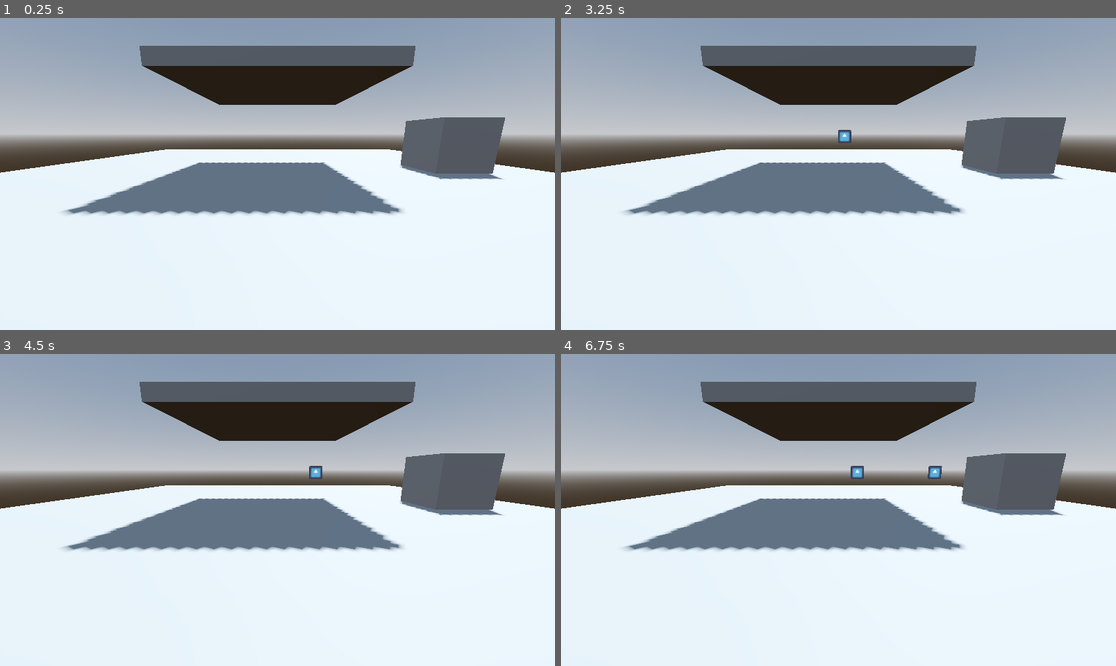
Above: before the commit, frames 1-4 (two rows, left to right).
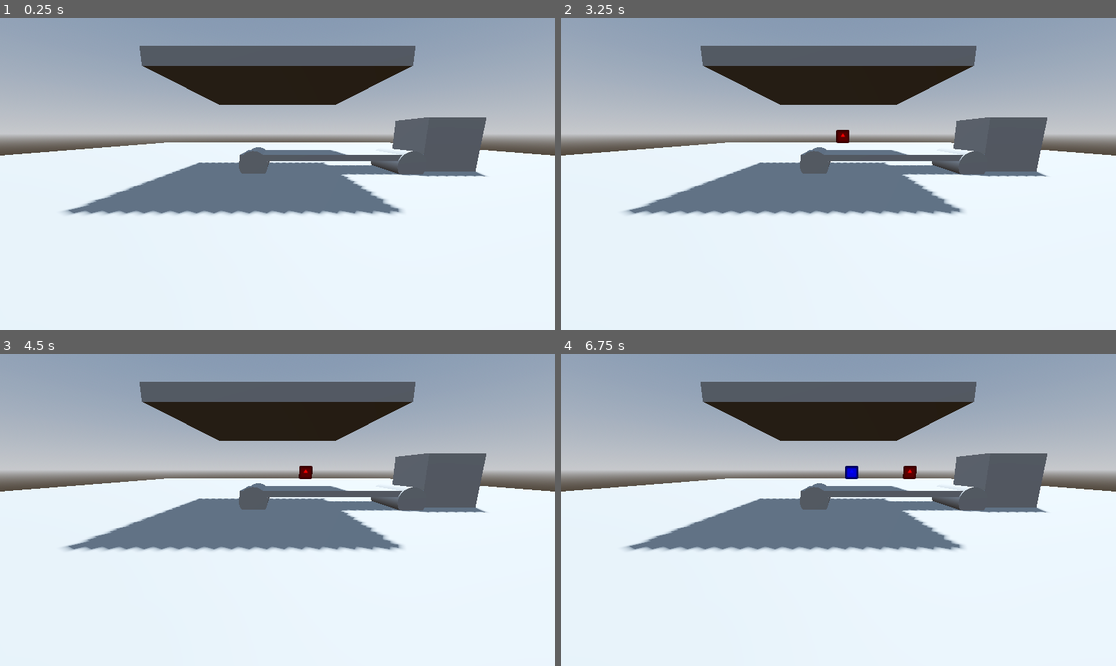
Above: after the commit, the same moments.

Repository: duboisr96/igwdcn
Game: Godot game, scene res://Scenes/Levels/level.tscn
The game is run twice, just before and just after one commit, with the same random seed, the same clock (stepped at 60 frames per second) and the same inputs. The engine's default icon, where the game draws it, is replaced by a stand-in: a white triangle on a blue panel in a dark square.
Inputs (mouse positions are in pixels of both pictures, inside the frame that each line leads up to):
- Up to frame 1 (0.25 s): no input
- Up to frame 2 (3.25 s): tap Enter at 0.5, 2 s; move the mouse to (960, 158) at 0.52 s; tap - (decrease belt speed, bound only after the commit) at 0.6, 1.55, 2.1, 3.05 s; tap Mouse wheel up (increase belt speed, bound only after the c… at 0.8, 1.35, 2.3, 2.85 s; tap Space at 1.25, 2.75 s; move the mouse to (727, 189) at 1.27 s; move the mouse to (894, 105) at 2.02 s; move the mouse to (810, 236) at 2.77 s
- Up to frame 3 (4.5 s): move the mouse to (444, 556) at 3.52 s; tap - (decrease belt speed, bound only after the commit) at 3.6 s; tap Mouse wheel up (increase belt speed, bound only after the c… at 3.8, 4.35 s; move the mouse to (111, 463) at 4.27 s
- Up to frame 4 (6.75 s): tap - (decrease belt speed, bound only after the commit) at 4.55, 5.1, 6.05, 6.6 s; move the mouse to (866, 510) at 5.02 s; tap Mouse wheel up (increase belt speed, bound only after the c… at 5.3, 5.85 s; move the mouse to (755, 432) at 5.77 s; move the mouse to (960, 494) at 6.52 s

The runs differ from the first frame. In frame 1, 5.1% of the frame differs, in the area x 0-100%, y 31-52%; in frame 2, 5.2%; in frame 3, 5.3%; in frame 4, 5.5%.

Commit message:
shape_logic
shapes now know when they are on a belt and go into a bin. They also recognize the bins assigned color and shape

Diff:
--- a/Scenes/Levels/level.tscn
+++ b/Scenes/Levels/level.tscn
@@ -1,7 +1,8 @@
-[gd_scene load_steps=6 format=3 uid="uid://dco7ge6wv3vwt"]
+[gd_scene load_steps=7 format=3 uid="uid://dco7ge6wv3vwt"]
 
 [ext_resource type="PackedScene" uid="uid://dp3qifyfd544h" path="res://Scenes/objects/factory/production_machine.tscn" id="1_ks7je"]
 [ext_resource type="PackedScene" uid="uid://tee8f4gof21a" path="res://Scenes/objects/factory/bin.tscn" id="2_fj8l3"]
+[ext_resource type="PackedScene" uid="uid://brpifkwn3qxka" path="res://Scenes/objects/factory/belt.tscn" id="3_slbud"]
 
 [sub_resource type="ProceduralSkyMaterial" id="ProceduralSkyMaterial_yq5cy"]
 sky_horizon_color = Color(0.64625, 0.65575, 0.67075, 1)
@@ -33,8 +34,11 @@
 fov = 77.0723
 
 [node name="Bin" parent="." instance=ExtResource("2_fj8l3")]
-transform = Transform3D(1, 0, 0, 0, 1, 0, 0, 0, 1, 3.26998, 0.431545, 0)
+transform = Transform3D(1, 0, 0, 0, 1, 0, 0, 0, 1, 3.15478, 0.448438, -0.189567)
 
 [node name="CSGBox3D" type="CSGBox3D" parent="."]
-transform = Transform3D(1, 0, 0, 0, 1, 0, 0, 0, 1, 0, -0.123102, 0)
-size = Vector3(10, 0.2, 10)
+transform = Transform3D(1, 0, 0, 0, 1, 0, 0, 0, 1, -0.00671387, -0.123102, -2.68958)
+size = Vector3(17.823, 0.2, 20.1609)
+
+[node name="Belt" parent="." instance=ExtResource("3_slbud")]
+transform = Transform3D(0.5, 0, 0, 0, 0.5, 0, 0, 0, 0.5, -0.673463, 0.254696, 0)
--- /dev/null
+++ b/Scenes/objects/factory/belt.tscn
@@ -0,0 +1,23 @@
+[gd_scene load_steps=2 format=3 uid="uid://brpifkwn3qxka"]
+
+[sub_resource type="BoxShape3D" id="BoxShape3D_ulwhv"]
+size = Vector3(4.44458, 1, 1)
+
+[node name="Belt" type="Area3D"]
+transform = Transform3D(0.5, 0, 0, 0, 0.5, 0, 0, 0, 0.5, 0, 0.405845, 0)
+
+[node name="CollisionShape3D" type="CollisionShape3D" parent="."]
+transform = Transform3D(1.5, 0, 0, 0, 1.5, 0, 0, 0, 1.5, 3.23562, 0, 0)
+shape = SubResource("BoxShape3D_ulwhv")
+
+[node name="CSGCylinder3D" type="CSGCylinder3D" parent="."]
+transform = Transform3D(1, 0, 0, 0, -4.37114e-08, -1, 0, 1, -4.37114e-08, 0.502855, -0.262304, 0)
+sides = 50
+
+[node name="CSGCylinder3D2" type="CSGCylinder3D" parent="."]
+transform = Transform3D(1, 0, 0, 0, -0.0100005, 0.99995, 0, -0.99995, -0.0100005, 5.98772, -0.277167, 0.0585082)
+sides = 50
+
+[node name="CSGBox3D" type="CSGBox3D" parent="."]
+transform = Transform3D(1, 0, 0, 0, 1, 0, 0, 0, 1, 3.27466, 0, 0)
+size = Vector3(6.45068, 0.2, 2)
--- a/Scenes/objects/factory/bin.tscn
+++ b/Scenes/objects/factory/bin.tscn
@@ -5,10 +5,10 @@
 [sub_resource type="BoxShape3D" id="BoxShape3D_5elh5"]
 
 [node name="Bin" type="Area3D"]
-collision_layer = 0
 script = ExtResource("1_pyusl")
 
 [node name="CollisionShape3D" type="CollisionShape3D" parent="."]
+transform = Transform3D(0.5, 0, 0, 0, 0.5, 0, 0, 0, 0.5, 0, 0, 0)
 shape = SubResource("BoxShape3D_5elh5")
 
 [node name="CSGBox3D" type="CSGBox3D" parent="."]
--- a/Scenes/objects/factory/production_machine.gd
+++ b/Scenes/objects/factory/production_machine.gd
@@ -3,9 +3,9 @@
 
 @export var shape_scene: PackedScene
 
-@export var created_shape := 'circle'
-@export var created_color := 'red'
-@export var created_velocity := Vector3(.5,0,0)
+@export var shape_to_create := 'circle'
+@export var color_to_create := 'RED'
+@export var creating_velocity := Vector3(.5,0,0)
 
 
 #var make_shape
@@ -21,10 +21,12 @@
 
 
 func _on_timer_timeout() -> void:
-	print('creating shape from machine')
+	print('creating ', color_to_create, ' ', shape_to_create,' from machine')
 	var new_shape = shape_scene.instantiate()
-	new_shape.create_shape = 'circle' #shape of product to be produced
-	new_shape.create_color = 'red' #color of shape to be produced
-	new_shape.create_velocity = created_velocity #DIRECTION OF PROD LINE
+	new_shape.create_shape = shape_to_create #shape of product to be produced
+	new_shape.create_color = color_to_create #color of shape to be produced
+	new_shape.create_velocity = creating_velocity #DIRECTION OF PROD LINE
 	add_child(new_shape)
+	shape_to_create = 'square'
+	color_to_create = 'BLUE'
 	pass # Replace with function body.
--- a/Scenes/objects/shapes/shape_base.gd
+++ b/Scenes/objects/shapes/shape_base.gd
@@ -8,16 +8,19 @@
 @export var create_velocity := Vector3.ZERO ##LETS SET IT TO AN ADDS TO 1 VALUE
 var motion = Vector3.ZERO
 var global_shape_velocity := 1.0
+
+var belt_speed_multiplier := 1.0
+
 #update png with filepath
 var shape_dict := {
-	"square" : 'square.png',
+	"square" : preload('res://icon.svg'),
 	"circle" : preload('res://icon.svg'),
 	"tringle" : 'triangle.png',
 	"pentagon" : 'pentagon.png'
 }
+var on_belt := false
 
 func _ready() -> void:
-	print('created!')
 	if create_shape == 'circle':
 		print('creating cirlce')
 		_create_circle(create_color)
@@ -25,26 +28,28 @@
 
 	elif create_shape == 'square':
 		_create_square(create_color)
-
+		print('creating square')
 	elif create_shape == 'triangle':
 		_create_triangle(create_color)
 
 func _physics_process(delta: float) -> void:
-	print($".", " speed is ", motion, " position is ", position)
+	#print($".", " speed is ", motion, " position is ", position)
+	_check_overlapping_areas()
 	_check_speed(delta) #checks the speed of conveyor belt
 	move_and_collide(motion)
 
 
 func _create_circle(color) -> void:
 	#play noise
-	print("why no texture bug")
 	$Sprite3D.set_texture(shape_dict['circle'])
-
+	$Sprite3D.modulate = color
 	#modulate
 	pass
 
 func _create_square(color) -> void:
 	#play noise
+	$Sprite3D.set_texture(shape_dict['square'])
+	$Sprite3D.modulate = color
 	#modulate
 	pass
 
@@ -54,12 +59,34 @@
 	pass
 
 func _check_speed(delta) -> void:
-	motion = create_velocity * delta * global_shape_velocity
+	if Input.is_action_just_pressed("increase belt speed"):
+		global_shape_velocity += .25
+	if Input.is_action_just_pressed("decrease belt speed"):
+		if global_shape_velocity >= 0: global_shape_velocity -= .25
+
+	motion = create_velocity * delta * global_shape_velocity * int(on_belt)
 	get_tree() ##idk what its getting from tree yet but some global speed value? from uhhh.... the production machine?
 	#UPDATE SPEED, VELOCITY IS THE SAME, NEED TO MULITPLY VELOCITY BY SPEED
 
 
 
 func _on_body_entered(body: Node) -> void:
-	#check if bin is for correct shape?
+	if body.name == 'belt': print ("im on a belt!")
 	pass # Replace with function body.
+
+func _check_overlapping_areas() -> void:
+	for area in $Area3D.get_overlapping_areas():
+		if area.name == "Bin":
+			print("collected a ", create_color, ' ', create_shape, " in a ", area.shape, " bin!")
+			queue_free()
+			break
+		elif area.name == "Belt":  # Check if the area's name is "belt"
+			on_belt = true
+			#print("On belt!")
+			break  # Exit loop early since we found a belt
+		else:
+			#print('not on belt or in bin! DANGER')
+			on_belt = false
+	if $Area3D.get_overlapping_areas().is_empty():
+		#print('not on belt or in bin! DANGER')
+		on_belt = false
--- a/Scenes/objects/shapes/shape_base.tscn
+++ b/Scenes/objects/shapes/shape_base.tscn
@@ -1,13 +1,15 @@
-[gd_scene load_steps=3 format=3 uid="uid://cw44xutd13o53"]
+[gd_scene load_steps=4 format=3 uid="uid://cw44xutd13o53"]
 
 [ext_resource type="Script" path="res://Scenes/objects/shapes/shape_base.gd" id="1_hn2r8"]
 
 [sub_resource type="BoxShape3D" id="BoxShape3D_g31vr"]
 
+[sub_resource type="BoxShape3D" id="BoxShape3D_svyq8"]
+
 [node name="ShapeBase" type="RigidBody3D"]
 transform = Transform3D(1, 0, 0, 0, 1, 0, 0, 0, 1, 0, 0.54768, 0)
-collision_layer = 0
-collision_mask = 0
+collision_layer = 4
+collision_mask = 4
 gravity_scale = 0.0
 script = ExtResource("1_hn2r8")
 
@@ -17,4 +19,9 @@
 [node name="Sprite3D" type="Sprite3D" parent="."]
 transform = Transform3D(0.2, 0, 0, 0, 0.2, 0, 0, 0, 0.2, 0, -0.435176, 0)
 
+[node name="Area3D" type="Area3D" parent="."]
+
+[node name="CollisionShape3D" type="CollisionShape3D" parent="Area3D"]
+shape = SubResource("BoxShape3D_svyq8")
+
 [connection signal="body_entered" from="." to="." method="_on_body_entered"]
--- a/project.godot
+++ b/project.godot
@@ -14,3 +14,18 @@
 run/main_scene="res://Scenes/Levels/level.tscn"
 config/features=PackedStringArray("4.3", "Forward Plus")
 config/icon="res://icon.svg"
+
+[input]
+
+"increase belt speed"={
+"deadzone": 0.5,
+"events": [Object(InputEventKey,"resource_local_to_scene":false,"resource_name":"","device":-1,"window_id":0,"alt_pressed":false,"shift_pressed":false,"ctrl_pressed":false,"meta_pressed":false,"pressed":false,"keycode":0,"physical_keycode":4194437,"key_label":0,"unicode":43,"location":0,"echo":false,"script":null)
+, Object(InputEventMouseButton,"resource_local_to_scene":false,"resource_name":"","device":-1,"window_id":0,"alt_pressed":false,"shift_pressed":false,"ctrl_pressed":false,"meta_pressed":false,"button_mask":0,"position":Vector2(0, 0),"global_position":Vector2(0, 0),"factor":1.0,"button_index":4,"canceled":false,"pressed":false,"double_click":false,"script":null)
+]
+}
+"decrease belt speed"={
+"deadzone": 0.5,
+"events": [Object(InputEventKey,"resource_local_to_scene":false,"resource_name":"","device":-1,"window_id":0,"alt_pressed":false,"shift_pressed":false,"ctrl_pressed":false,"meta_pressed":false,"pressed":false,"keycode":0,"physical_keycode":45,"key_label":0,"unicode":45,"location":0,"echo":false,"script":null)
+, Object(InputEventMouseButton,"resource_local_to_scene":false,"resource_name":"","device":-1,"window_id":0,"alt_pressed":false,"shift_pressed":false,"ctrl_pressed":false,"meta_pressed":false,"button_mask":0,"position":Vector2(0, 0),"global_position":Vector2(0, 0),"factor":1.0,"button_index":5,"canceled":false,"pressed":false,"double_click":false,"script":null)
+]
+}
